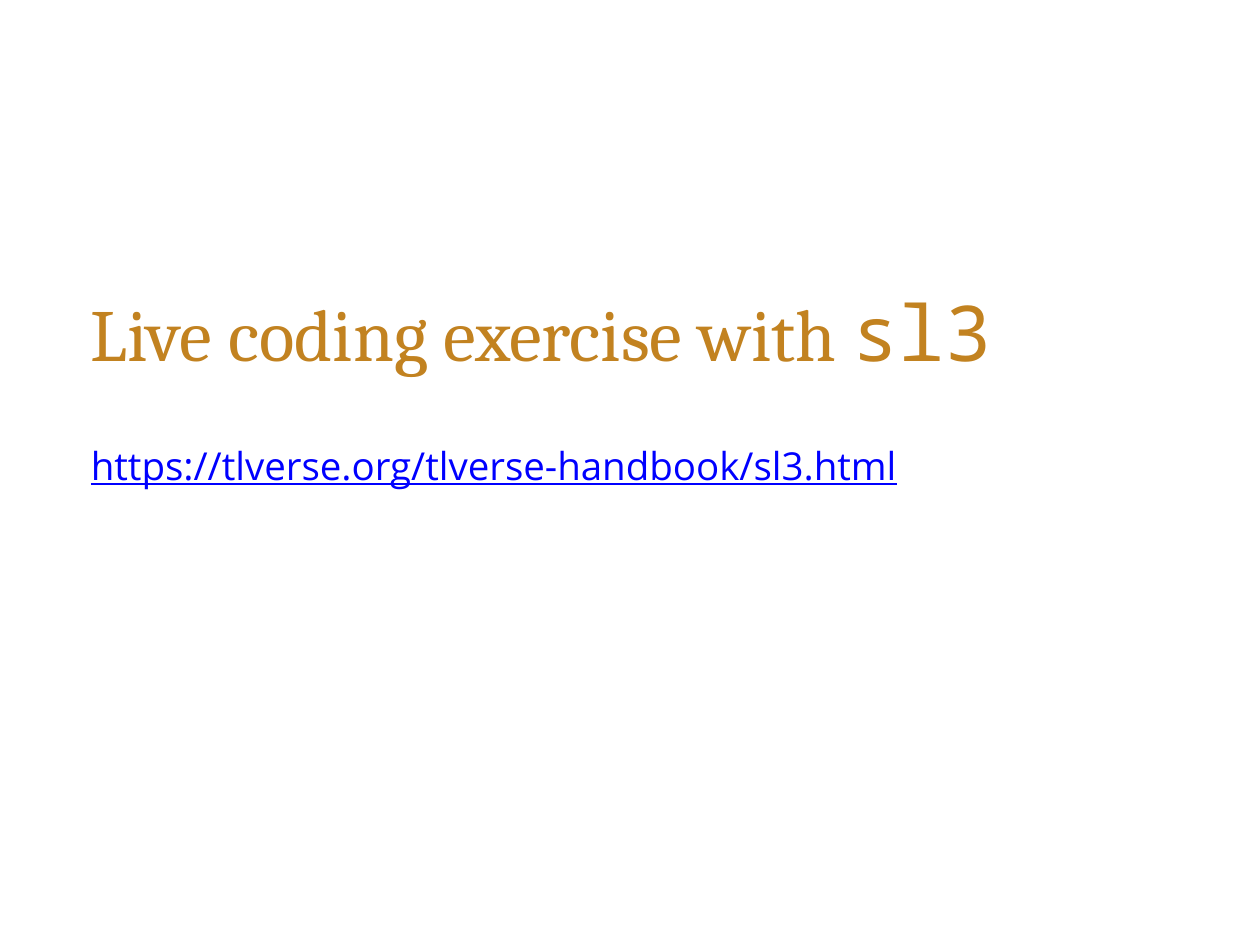
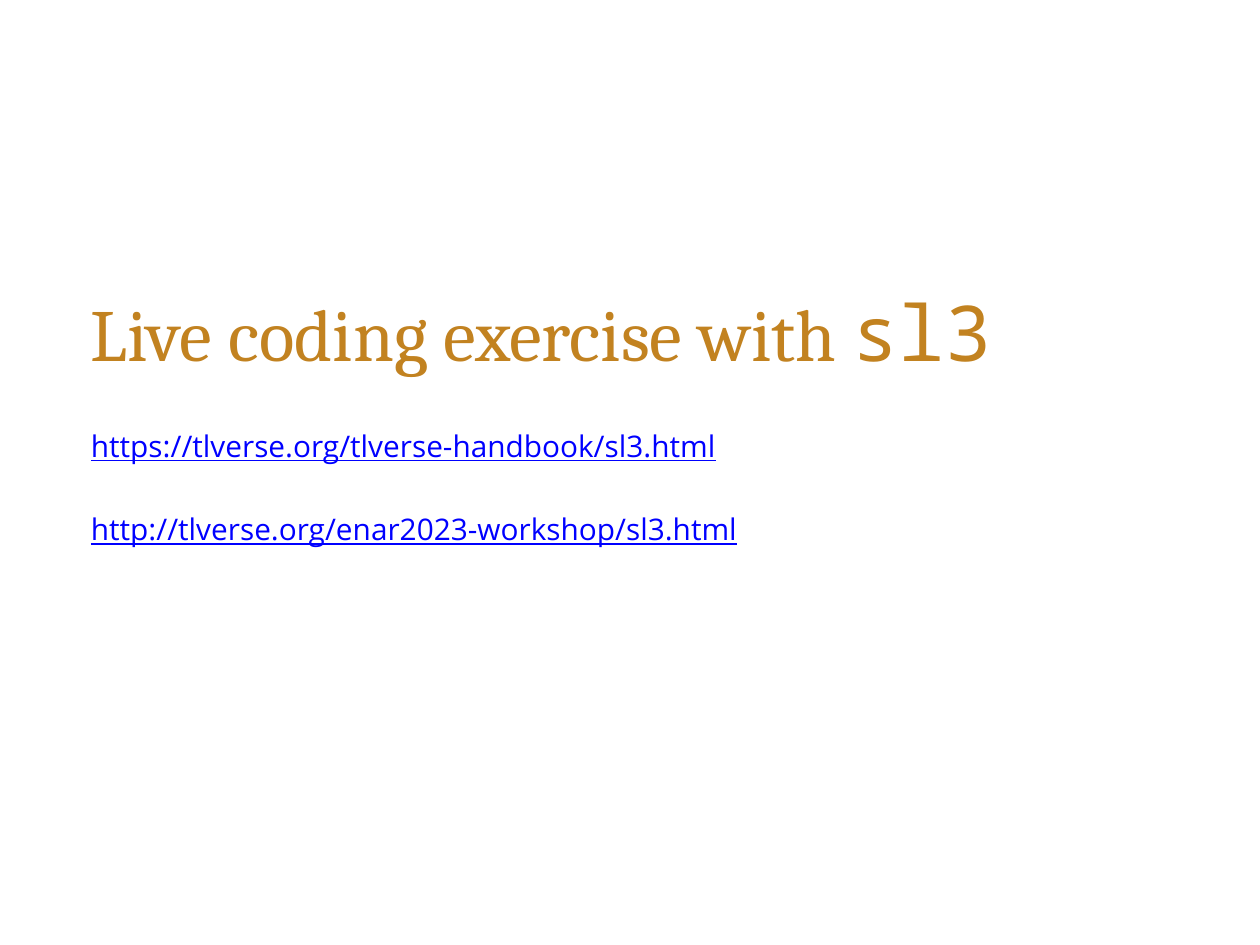
Before and after one commit to tlverse/enar2023-workshop, a slide deck: slide 41 of slides/SL.pptx (slide 54 before the commit). Drawn at 1260x945 pixels with LibreOffice and Linux fonts; fonts in the diff are those of the drawing; background and template pictures are left out. Boxes give left, top, right and bottom in pixels: in the first picture for what was removed or moved away, otherwise in the second. Text is boxed around its words. In the diff, an @@ line names an element or a change of style, - is before the commit and + after.

```diff
--- a/slides/SL.pptx
+++ b/slides/SL.pptx
@@ text "https://tlverse.org/tlverse-handbook/sl3.html": place and size @@
-text "https://tlverse.org/tlverse-handbook/sl3.html" at [91, 450, 897, 490]
+text "https://tlverse.org/tlverse-handbook/sl3.html" at [91, 434, 737, 547]
@@ text at [91, 434, 715, 464]: size 22 to 17.1 pt in "https://tlverse.org/tlverse-handbook/sl3.html" @@
@@ text at [91, 517, 737, 547]: paragraph added @@
+http://tlverse.org/enar2023-workshop/sl3.html
```
Also in this commit, not shown: 4 other slides changed, 13 slides removed, 1 other file.
